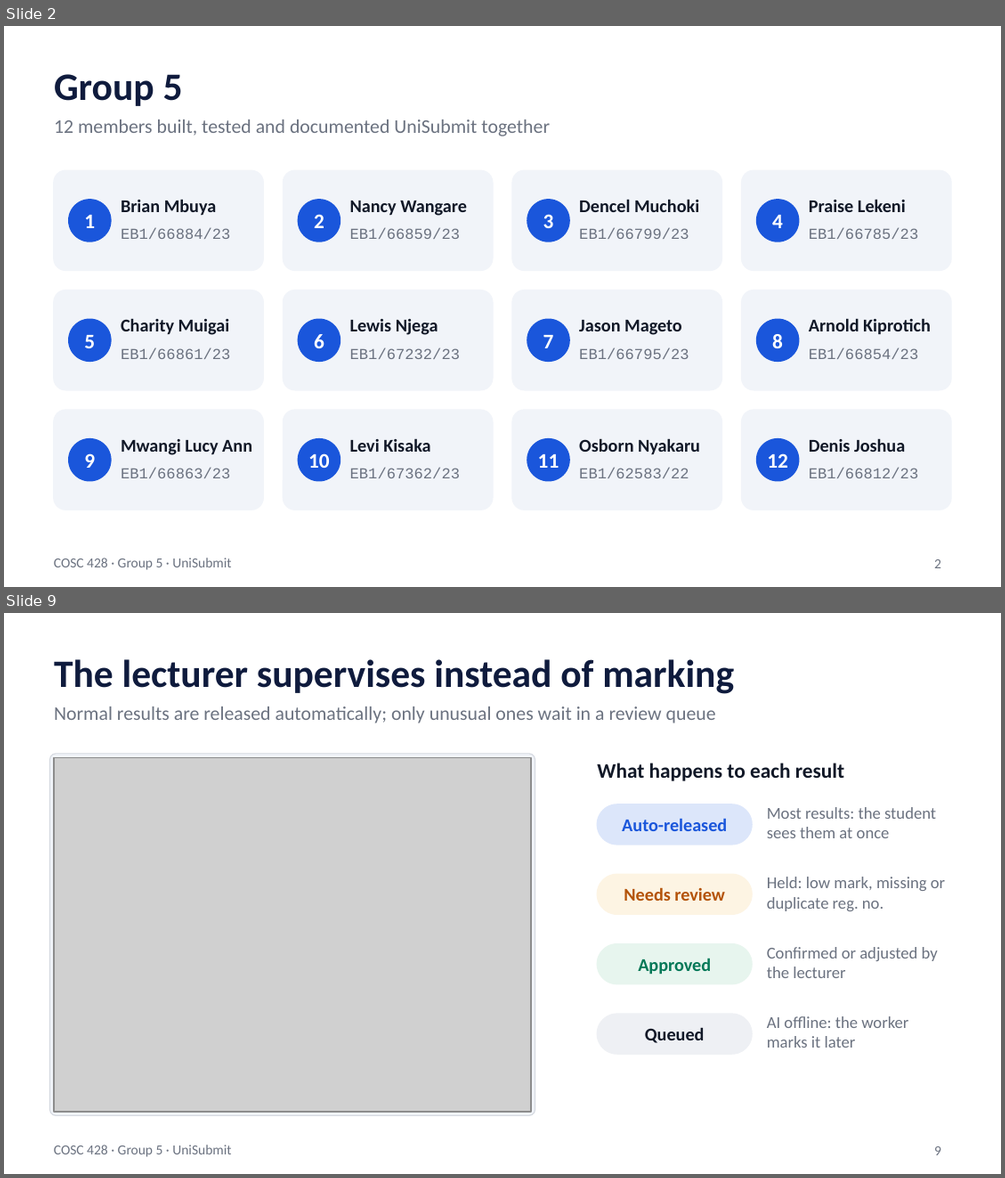
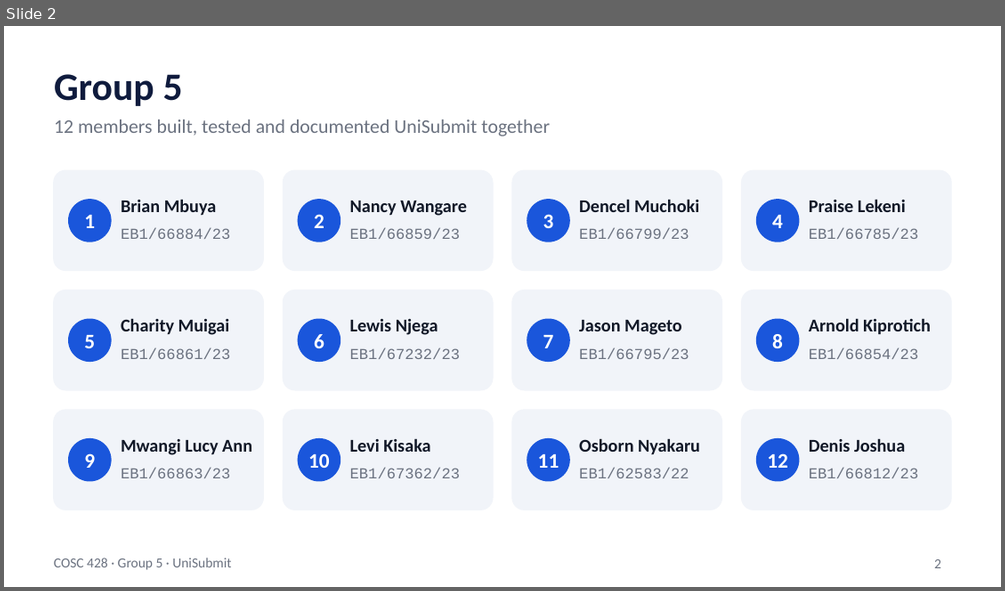
Before and after one commit to IRIR-Java/unisubmit, a slide deck: docs/COSC428_Group5_UniSubmit_Slides.pptx. Shown one above the other, each under a label of ours: slides 2 and 9 before the commit, slide 2 after it; the slides between them are not shown. The pictures are 1005x1178 and 1005x591 pixels, drawn with LibreOffice and Linux fonts; fonts in the diff are those of the drawing; grey boxes stand for pictures. Boxes give left, top, right and bottom in pixels: in the first picture for what was removed or moved away, otherwise in the second. Text is boxed around its words. In the diff, an @@ line names an element or a change of style, - is before the commit and + after.

```diff
--- a/docs/COSC428_Group5_UniSubmit_Slides.pptx
+++ b/docs/COSC428_Group5_UniSubmit_Slides.pptx
@@ slide 9 removed at (4,613,1001,1174), background #FFFFFF; not listed: 1 template element that a slide beside it also shows @@
@@ title removed at (54,659,734,694) @@
-The lecturer supervises instead of marking
@@ text removed at (54,706,716,723) @@
-Normal results are released automatically; only unusual ones wait in a review queue
@@ rounded rectangle removed at (50,754,535,1115) @@
@@ picture removed at (54,757,531,1111) @@
@@ text removed at (597,763,844,781) @@
-What happens to each result
@@ rounded rectangle removed at (597,804,752,844) @@
@@ text removed at (622,819,727,831) @@
-Auto-released
@@ text removed at (767,807,936,838) @@
-Most results: the student sees them at once
@@ rounded rectangle removed at (597,874,752,914) @@
@@ text removed at (767,876,945,911) @@
-Held: low mark, missing or duplicate reg. no.
@@ text removed at (623,887,725,900) @@
-Needs review
@@ rounded rectangle removed at (597,944,752,984) @@
@@ text removed at (638,957,711,973) @@
-Approved
@@ text removed at (767,947,938,978) @@
-Confirmed or adjusted by the lecturer
@@ rounded rectangle removed at (597,1013,752,1054) @@
@@ text removed at (645,1027,704,1043) @@
-Queued
@@ text removed at (767,1016,908,1047) @@
-AI offline: the worker marks it later
@@ page number removed at (934,1146,941,1155) @@
-9
```
Also in this commit, not shown: 10 slides changed, 3 slides added, 3 other slides removed, 30 other files.
